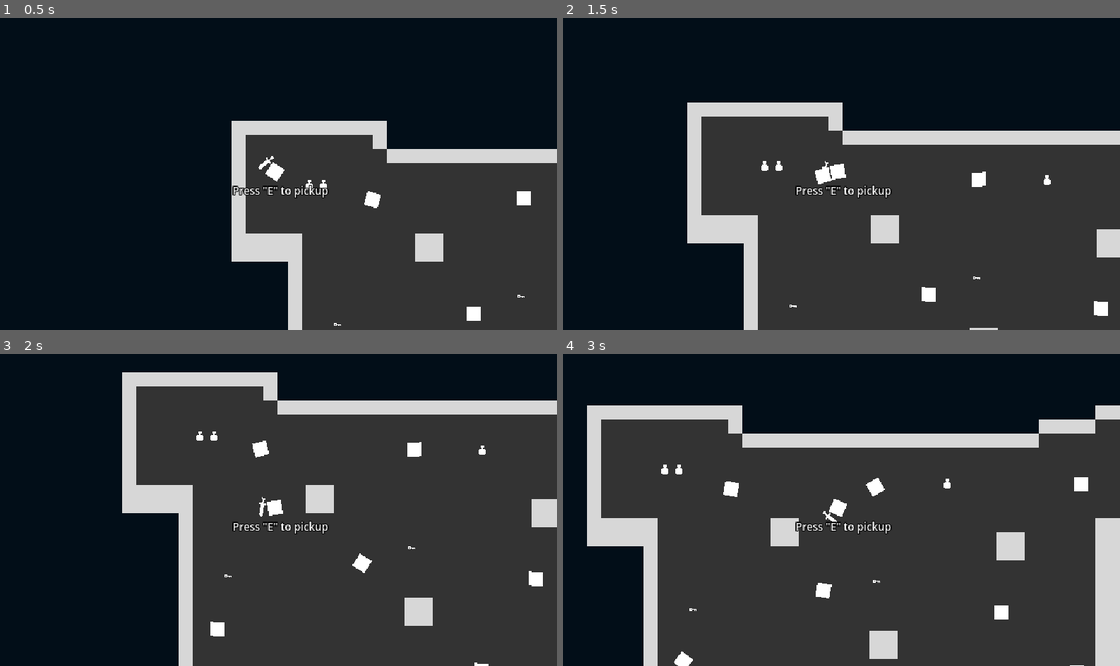
Above: before the commit, frames 1-4 (two rows, left to right).
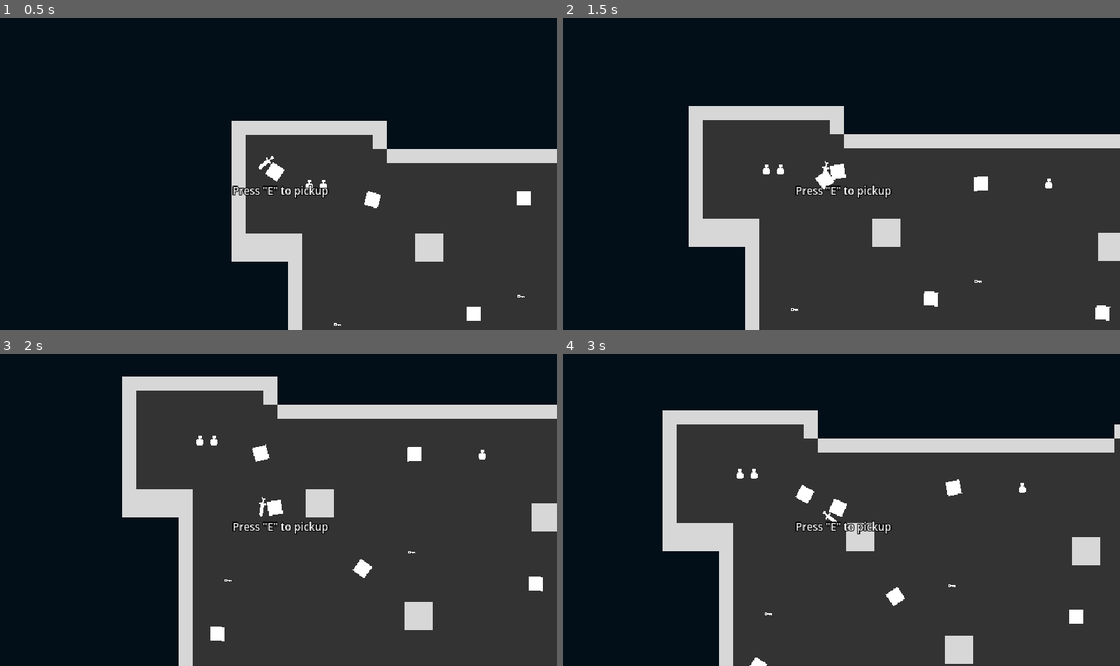
Above: after the commit, the same moments.

Repository: zMenta/Cubesh
Game: Godot game, scene res://main/main.tscn
Same seed, same stepped clock (60 frames per second), same inputs: the game is played once before the commit and once after it.
Inputs (mouse positions are in pixels of both pictures, inside the frame that each line leads up to):
- Up to frame 1 (0.5 s): no input
- Up to frame 2 (1.5 s): tap E at 0.5, 1.25 s; move the mouse to (964, 155) at 0.52 s; hold D (right) 0.53-1.28 s; click (964, 155) at 0.6 s; move the mouse to (724, 186) at 1.27 s; hold S (down) from 1.28 s (still down); tap Space (dodge) at 1.35 s
- Up to frame 3 (2 s): keep holding S (down)
- Up to frame 4 (3 s): tap E at 2, 2.75 s; move the mouse to (891, 438) at 2.02 s; release S (down) at 2.03 s; hold D (right) 2.03-2.78 s; click (891, 438) at 2.1 s; move the mouse to (808, 572) at 2.77 s; hold W (up) from 2.78 s (still down); tap Space (dodge) at 2.85 s

Frame 1 is identical in both runs. In frame 2, 3.1% of the frame differs, in the area x 22-100%, y 27-100%; in frame 3, 3.3%; in frame 4, 25%, in the area x 4-100%, y 16-100%.

Commit message:
tooltip code wip

Diff:
--- a/common/autoloads/gamestate.gd
+++ b/common/autoloads/gamestate.gd
@@ -2,3 +2,4 @@
 
 signal add_node_to_world(node: Node)
 signal update_tooltip(text: String)
+signal hide_tooltip()
--- a/main/main.tscn
+++ b/main/main.tscn
@@ -4,7 +4,7 @@
 [ext_resource type="PackedScene" uid="uid://c7easjs18gum6" path="res://player/player.tscn" id="1_khuke"]
 [ext_resource type="PackedScene" uid="uid://crp5l2fn0pioe" path="res://maps/TestInheritedmap.tscn" id="2_r367f"]
 [ext_resource type="PackedScene" uid="uid://doa2egg8a8oi3" path="res://enemies/slime.tscn" id="3_ejj0t"]
-[ext_resource type="PackedScene" uid="uid://q3clhfv747at" path="res://ui/tooltip.tscn" id="5_p63od"]
+[ext_resource type="PackedScene" uid="uid://q3clhfv747at" path="res://ui/tooltip/tooltip.tscn" id="5_p63od"]
 
 [node name="Main" type="Node"]
 script = ExtResource("1_df2tq")
@@ -12,14 +12,6 @@
 [node name="Map" type="Node2D" parent="."]
 
 [node name="BaseTileMap" parent="Map" instance=ExtResource("2_r367f")]
-
-[node name="Player" parent="Map/BaseTileMap" instance=ExtResource("1_khuke")]
-position = Vector2(129, 74)
-
-[node name="RemoteTransform2D" type="RemoteTransform2D" parent="Map/BaseTileMap/Player"]
-remote_path = NodePath("../../../../ui")
-update_rotation = false
-update_scale = false
 
 [node name="Slime" parent="Map/BaseTileMap" instance=ExtResource("3_ejj0t")]
 position = Vector2(640, 105)
@@ -51,6 +43,14 @@
 position = Vector2(549, 251)
 rotation = -1.54484
 
+[node name="Player" parent="Map" instance=ExtResource("1_khuke")]
+position = Vector2(129, 74)
+
+[node name="RemoteTransform2D" type="RemoteTransform2D" parent="Map/Player"]
+remote_path = NodePath("../../../ui")
+update_rotation = false
+update_scale = false
+
 [node name="ui" type="Node2D" parent="."]
 position = Vector2(129, 74)
 
--- /dev/null
+++ b/ui/tooltip/tooltip.gd
@@ -0,0 +1,14 @@
+extends Label
+
+func _ready() -> void:
+	Gamestate.update_tooltip.connect(update_text)
+	Gamestate.hide_tooltip.connect(hide_tooltip)
+
+
+func update_text(new_text: String) -> void:
+	show()
+	text = "Press 'E' to " + new_text
+
+
+func hide_tooltip() -> void:
+	hide()
--- a/ui/tooltip.tscn
+++ b/ui/tooltip/tooltip.tscn
@@ -1,6 +1,8 @@
-[gd_scene format=3 uid="uid://q3clhfv747at"]
+[gd_scene load_steps=2 format=3 uid="uid://q3clhfv747at"]
 
-[node name="Label" type="Label"]
+[ext_resource type="Script" path="res://ui/tooltip/tooltip.gd" id="1_yuoje"]
+
+[node name="Tooltip" type="Label"]
 z_index = 20
 offset_left = 268.0
 offset_top = 167.0
@@ -10,3 +12,4 @@
 theme_override_constants/outline_size = 4
 theme_override_font_sizes/font_size = 12
 text = "Press \"E\" to pickup"
+script = ExtResource("1_yuoje")
